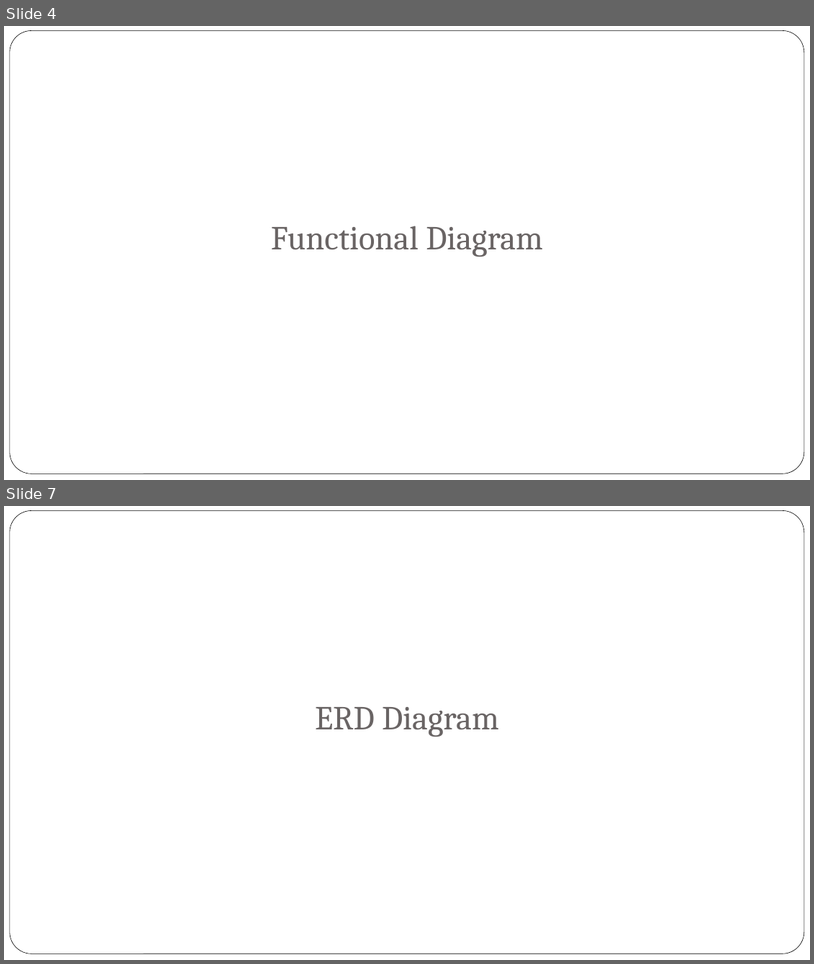
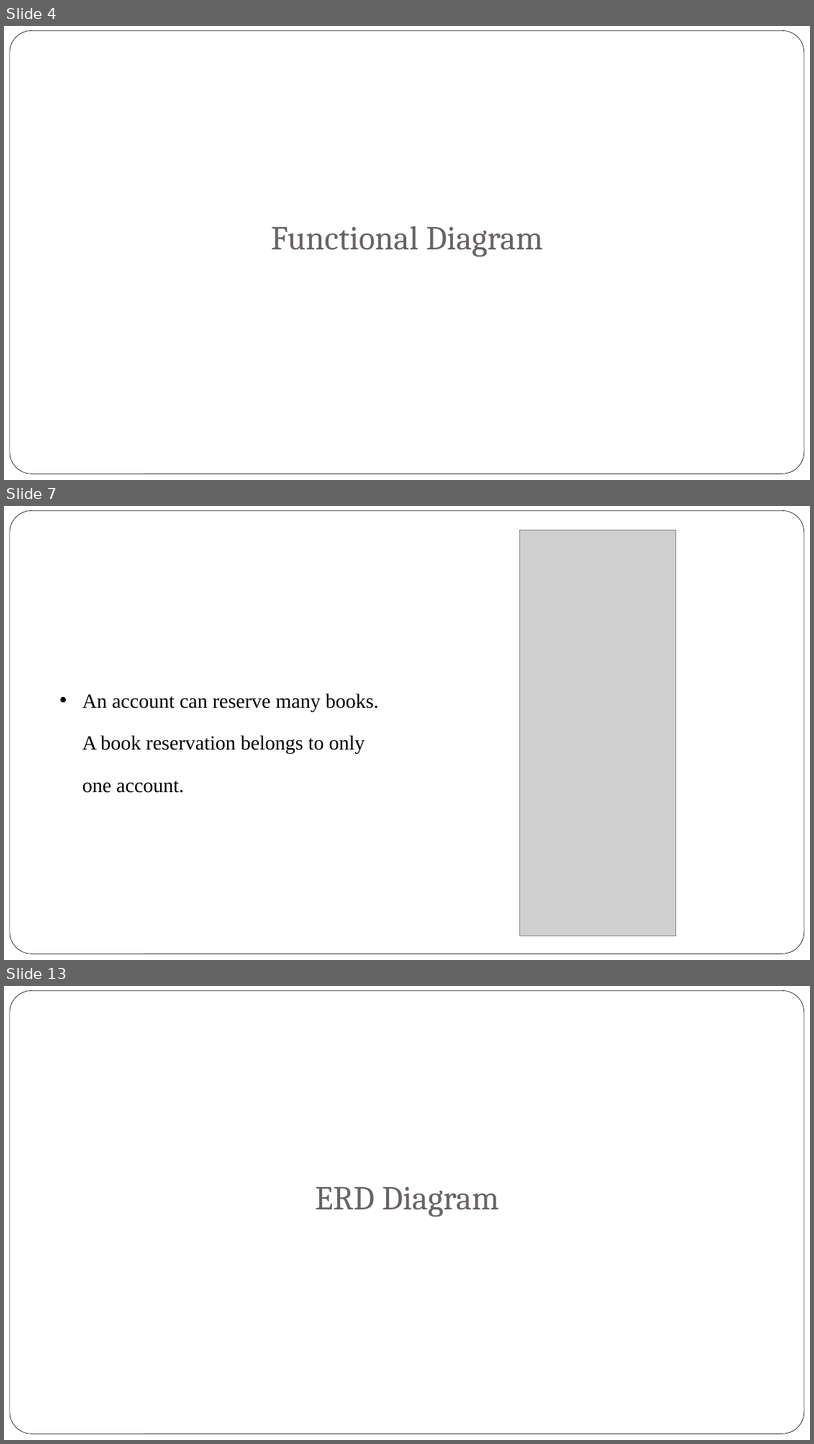
Before and after one commit to jyu1129/Database-Assignment, a slide deck: Presentation/Database Assignment.pptx. Shown one above the other, each under a label of ours: slides 4 and 7 before the commit, slides 4, 7 and 13 after it; the slides between them are not shown. The pictures are 814x964 and 814x1444 pixels, drawn with LibreOffice and Linux fonts; fonts in the diff are those of the drawing; grey boxes stand for pictures; background and template pictures are left out. Boxes give left, top, right and bottom in pixels: in the first picture for what was removed or moved away, otherwise in the second. Text is boxed around its words. In the diff, an @@ line names an element or a change of style, - is before the commit and + after.

```diff
--- a/Presentation/Database Assignment.pptx
+++ b/Presentation/Database Assignment.pptx
@@ slide 7 added at (4,506,810,960), background picture (left out); not listed: 1 template element that a slide beside it also shows @@
@@ picture added at (520,530,676,936) @@
@@ text added at (82,693,379,793), 24 pt, text #000000 @@
+• An account can reserve many books. A book reservation belongs to only one account.
@@ what was slide 7 is now slide 13 @@
```
Also in this commit, not shown: 1 slide changed, 5 other slides added.
